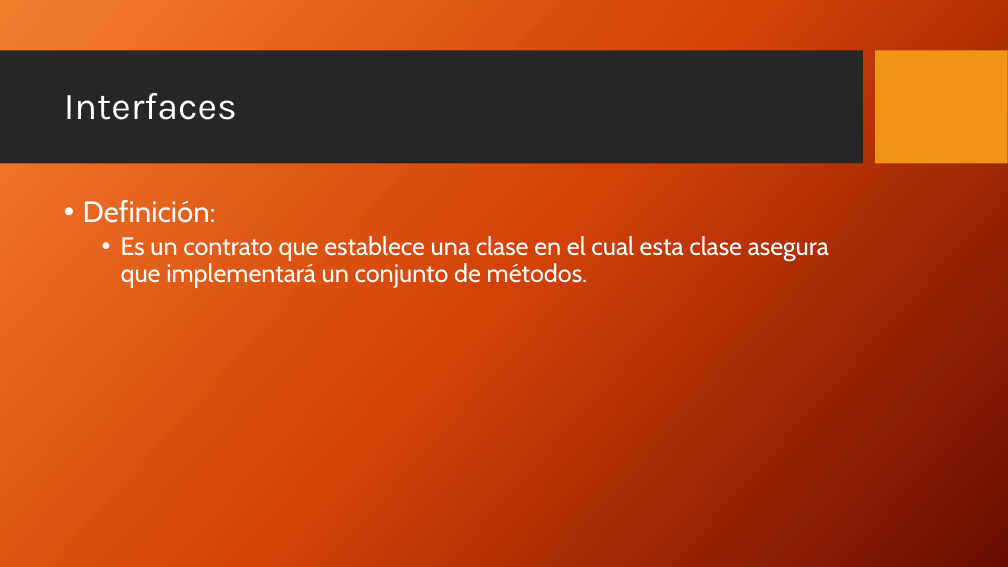
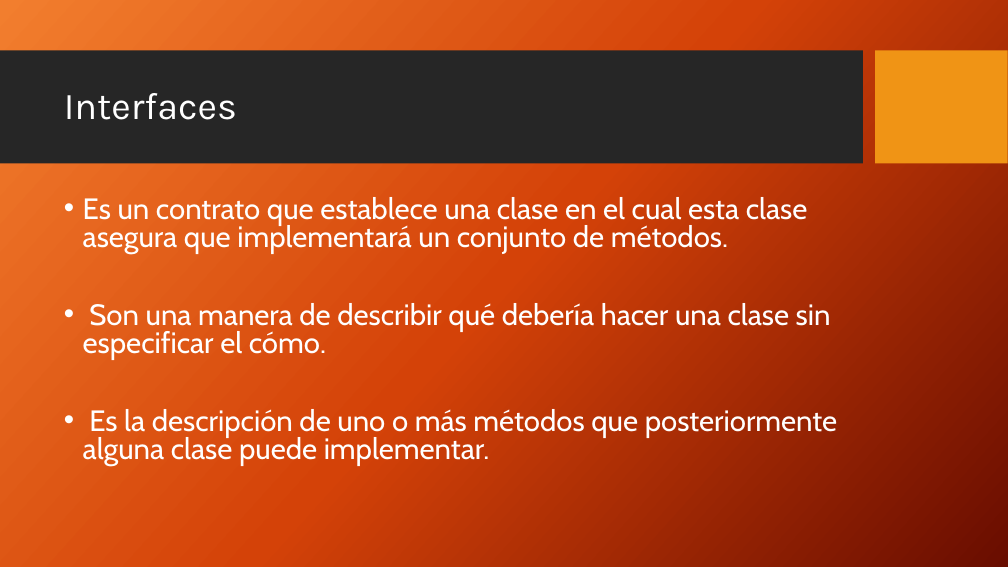
Before and after one commit to FedeDavila1984/utn_prog_y_lab_II, a slide deck: slide 2 of PPTs/ProgramacionII_Clase_18-2018.pptx. Drawn at 1008x567 pixels with LibreOffice and Linux fonts; fonts in the diff are those of the drawing; background and template pictures are left out. Boxes give left, top, right and bottom in pixels: in the first picture for what was removed or moved away, otherwise in the second. Text is boxed around its words. In the diff, an @@ line names an element or a change of style, - is before the commit and + after.

```diff
--- a/PPTs/ProgramacionII_Clase_18-2018.pptx
+++ b/PPTs/ProgramacionII_Clase_18-2018.pptx
@@ text at [83, 200, 216, 223]: paragraph removed @@
-• Definición:
@@ text at [83, 197, 808, 254]: size 24 to 28 pt in "Es un contrato que establece una clase ..."; list level 2 to 1 in "Es un contrato que establece ..."; line spacing 0.9 to 0.8 @@
@@ text at [83, 303, 838, 466]: paragraphs added @@
+• Son una manera de describir qué debería hacer una clase sin especificar el cómo.
+• Es la descripción de uno o más métodos que posteriormente alguna clase puede implementar.
```
Also in this commit, not shown: 6 other files.
